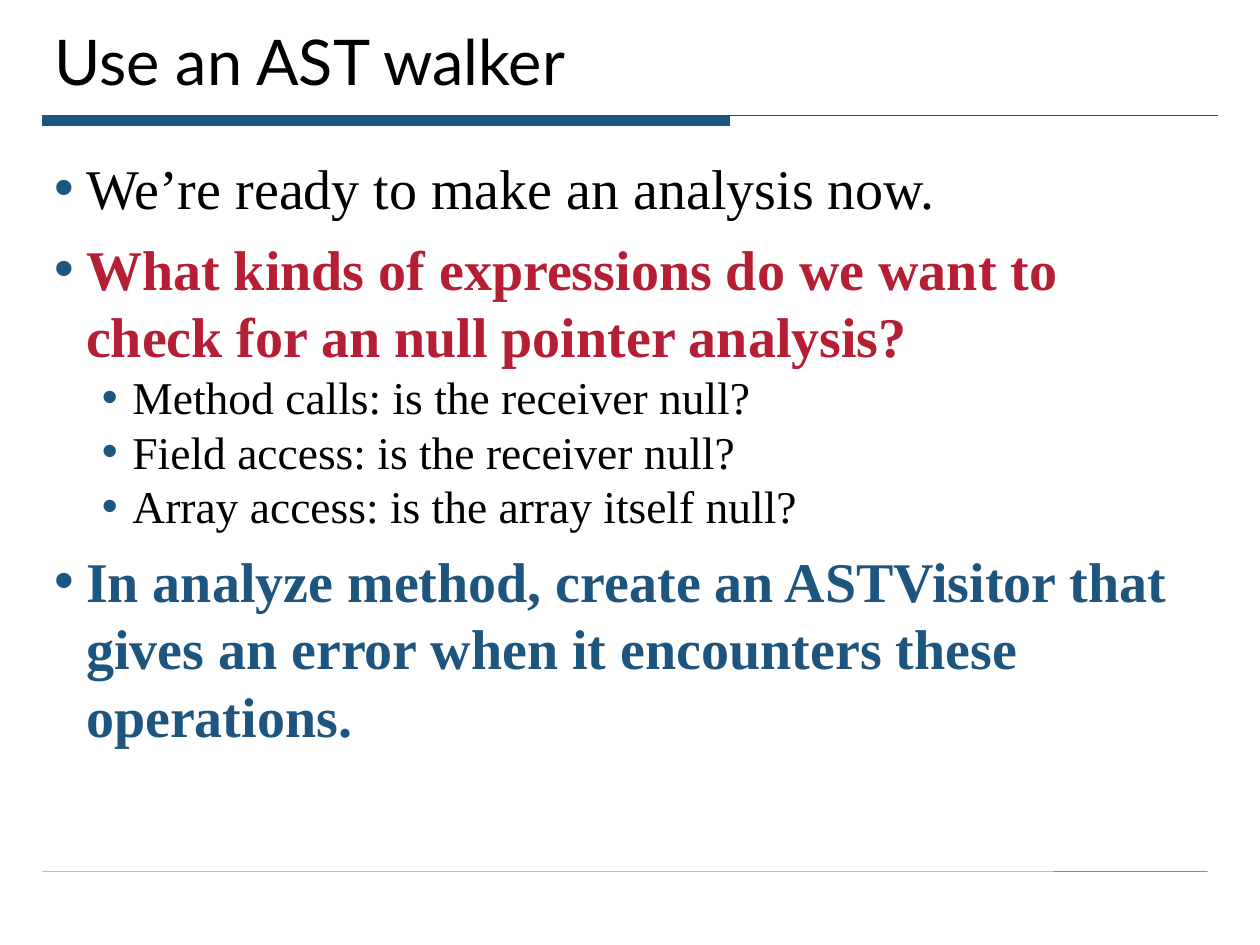
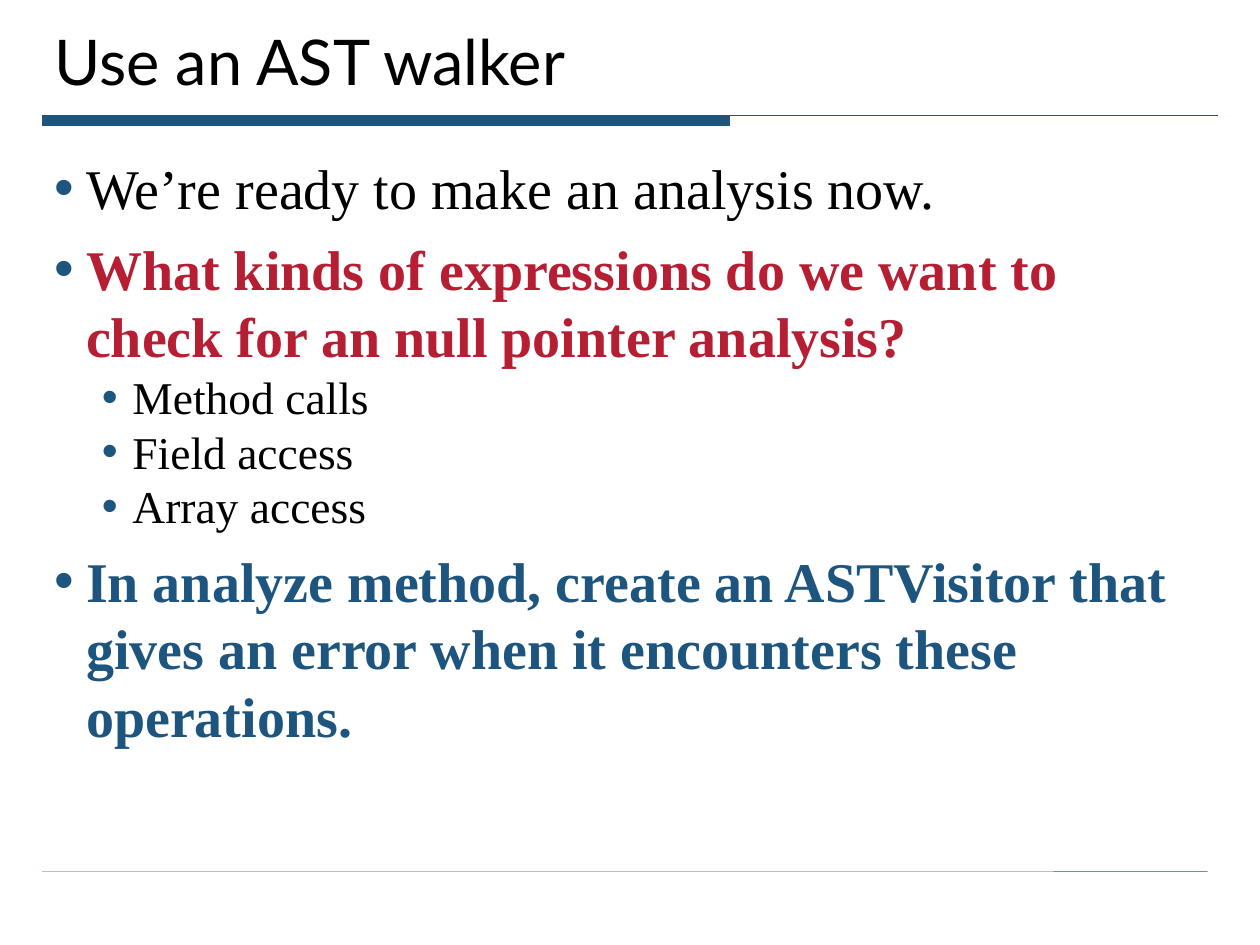
Before and after one commit to ciera/crystalsaf, a slide deck: slide 11 of TutorialExamples/CrystalTutorial.ppt. Drawn at 1260x945 pixels with LibreOffice and Linux fonts; fonts in the diff are those of the drawing. Boxes give left, top, right and bottom in pixels: in the first picture for what was removed or moved away, otherwise in the second. Text is boxed around its words. In the diff, an @@ line names an element or a change of style, - is before the commit and + after.

```diff
--- a/TutorialExamples/CrystalTutorial.ppt
+++ b/TutorialExamples/CrystalTutorial.ppt
@@ text at (132, 382, 368, 532): text changed @@
-  • Method calls: is the receiver null?
-  • Field access: is the receiver null?
-  • Array access: is the array itself null?
+  • Method calls
+  • Field access
+  • Array access
```
Also in this commit, not shown: 6 other slides changed, 16 slides added, 1 slide removed, 6 other files.
